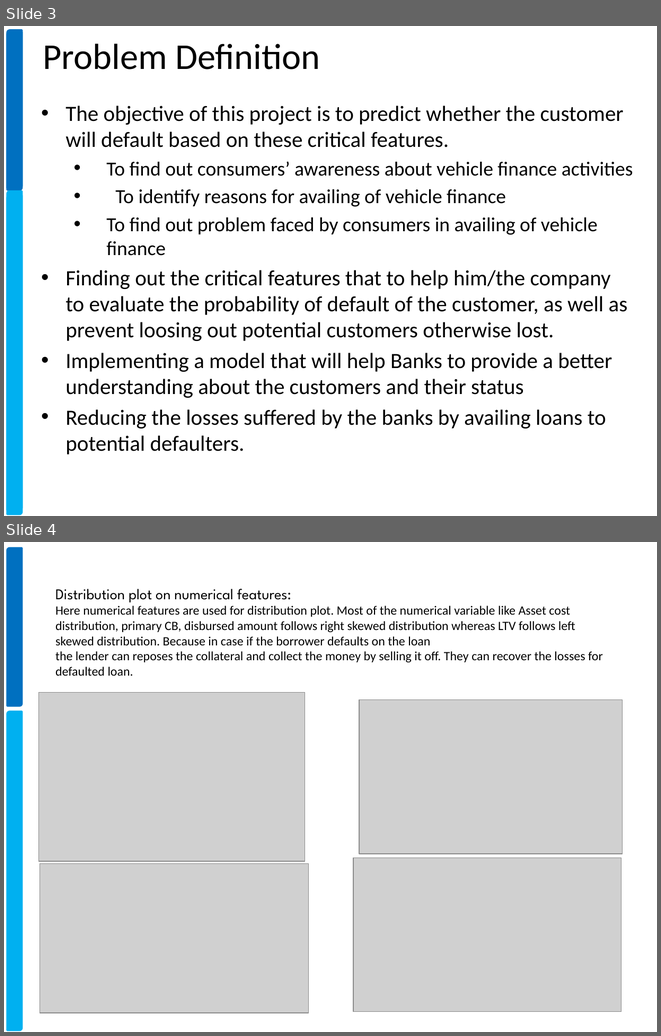
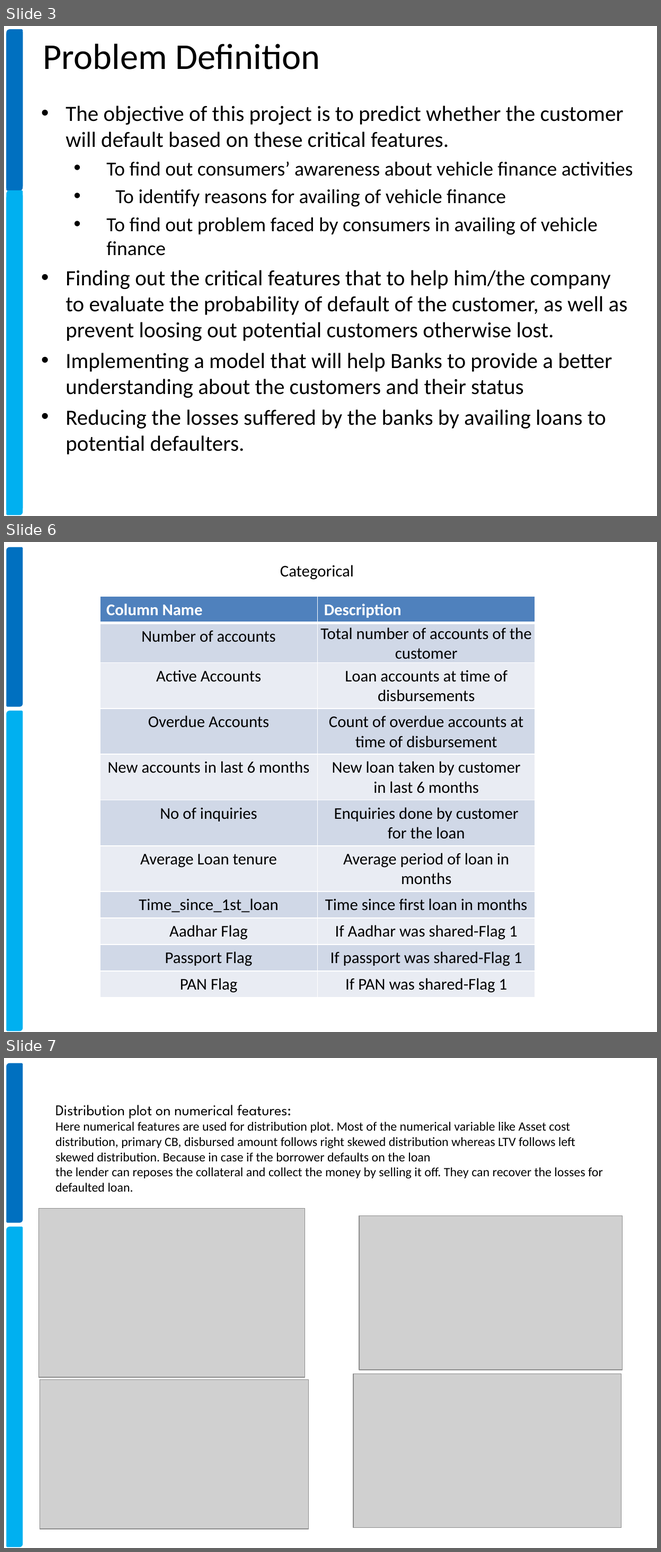
Before and after one commit to xavierigneous/Vehicle-Loan-Default-Prediction, a slide deck: Vehicle Loan Default Prediction.pptx. Shown one above the other, each under a label of ours: slides 3 and 4 before the commit, slides 3, 6 and 7 after it; the slides between them are not shown. The pictures are 661x1036 and 661x1552 pixels, drawn with LibreOffice and Linux fonts; fonts in the diff are those of the drawing; grey boxes stand for pictures; background and template pictures are left out. Boxes give left, top, right and bottom in pixels: in the first picture for what was removed or moved away, otherwise in the second. Text is boxed around its words. In the diff, an @@ line names an element or a change of style, - is before the commit and + after.

```diff
--- a/Vehicle Loan Default Prediction.pptx
+++ b/Vehicle Loan Default Prediction.pptx
@@ slide 6 added at <box>4,542,657,1032</box>, background #FFFFFF; not listed: 2 template elements that a slide beside it also shows @@
@@ text added at <box>280,565,354,580</box>, 18 pt, text #000000 @@
+Categorical
@@ table added at <box>100,596,535,997</box>, 11 rows, 2 columns @@
+Column Name | Description
+Number of accounts | Total number of accounts of the customer
+Active Accounts | Loan accounts at time of disbursements
+Overdue Accounts | Count of overdue accounts at time of disbursement
+New accounts in last 6 months | New loan taken by customer in last 6 months
+No of inquiries | Enquiries done by customer for the loan
+Average Loan tenure | Average period of loan in months
+Time_since_1st_loan | Time since first loan in months
+Aadhar Flag | If Aadhar was shared-Flag 1
+Passport Flag | If passport was shared-Flag 1
+PAN Flag | If PAN was shared-Flag 1
@@ what was slide 4 is now slide 7 @@
```
Also in this commit, not shown: 2 other slides added.
